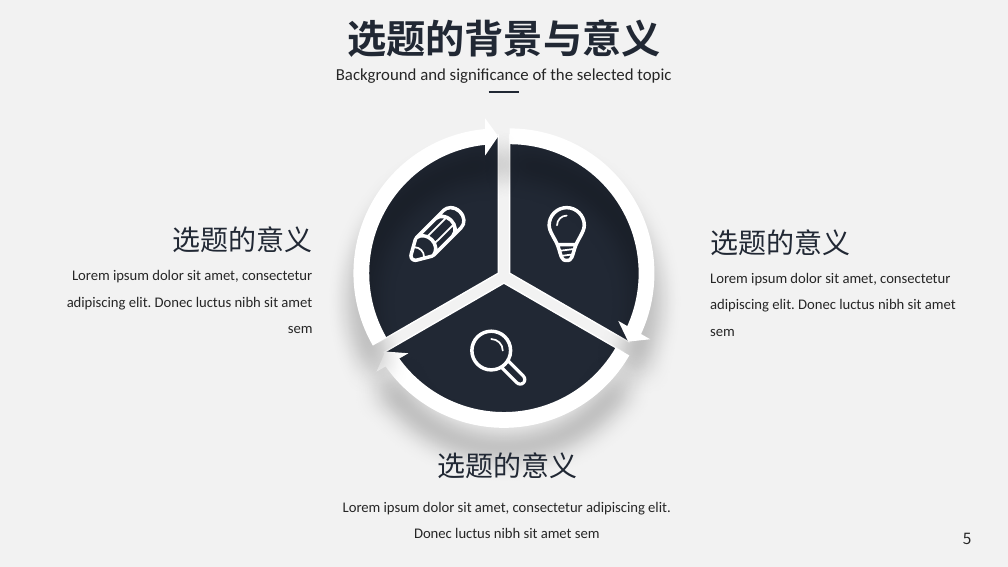
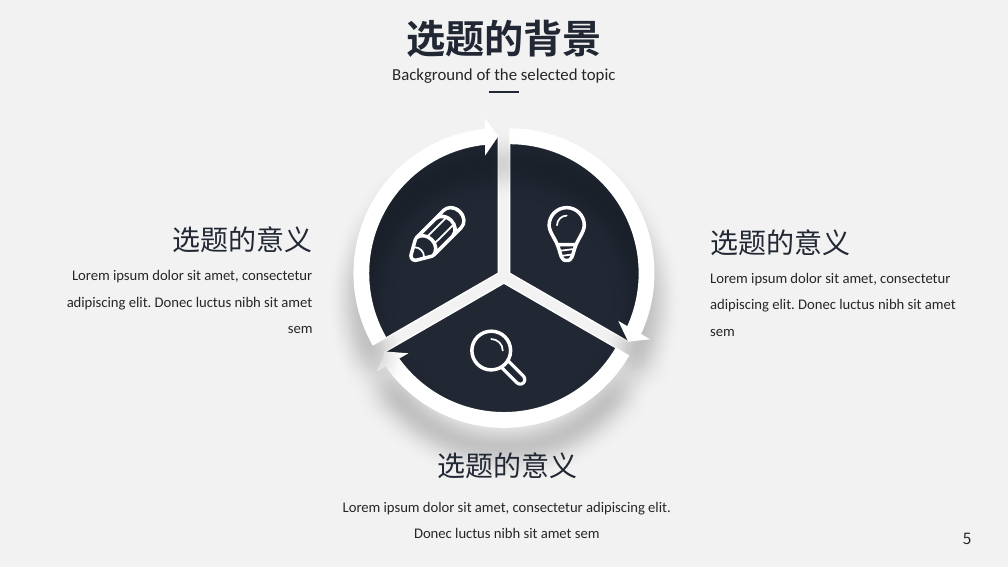
Before and after one commit to chenshuaihua/Graduate, a slide deck: slide 5 of 毕设文件/陈帅华-2016014016-自实1601-中期答辩.pptx. Drawn at 1008x567 pixels with LibreOffice and Linux fonts; fonts in the diff are those of the drawing; background and template pictures are left out. Boxes give left, top, right and bottom in pixels: in the first picture for what was removed or moved away, otherwise in the second. Text is boxed around its words. In the diff, an @@ line names an element or a change of style, - is before the commit and + after.

```diff
--- a/毕设文件/陈帅华-2016014016-自实1601-中期答辩.pptx
+++ b/毕设文件/陈帅华-2016014016-自实1601-中期答辩.pptx
@@ text at (406,19,602,57): text changed @@
-选题的背景与意义
+选题的背景
@@ text at (392,68,615,83): text changed @@
-Background and significance of the selected topic
+Background of the selected topic
```
Also in this commit, not shown: 6 other slides changed, 14 slides added, 5 slides removed, 1 other file.
